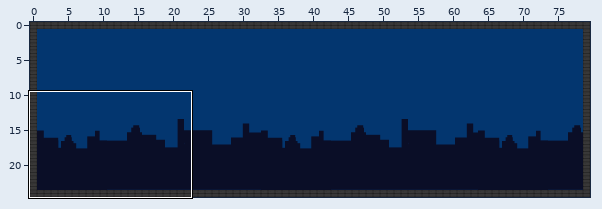
An edit to a level. Tiled map, src/assets/map.tmx. The picture above shows the old version from afar; the outline marks the close-up.
Close-up. First the earlier version:
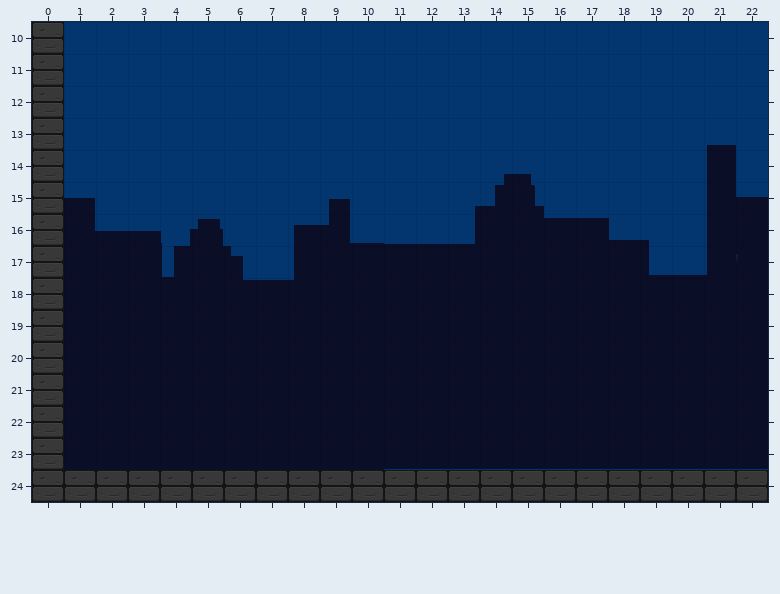
Cells are 32x32 px. Shown: x 0..22, y 10..24. The commit also changed other parts of the map, which this record leaves out. Tiles whose own drawing changed are shown in their newer look in all pictures.
New version:
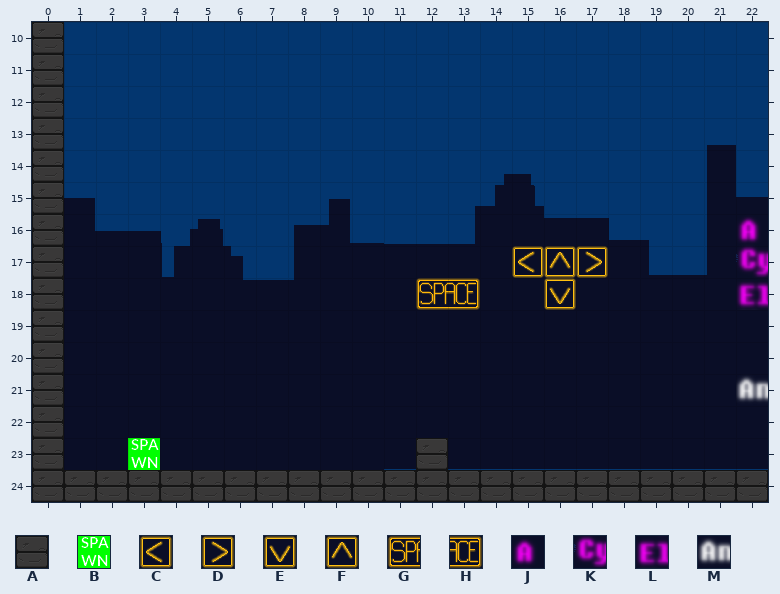
Key: from "tileset": A 9, B 15, C 45, D 48, E 50, F 52, G 53, H 54, J 452, K 463, L 474, M 496.
_ is an empty cell.
Tiles of an added or newly shown layer are drawn over the layers below it.
See-through tiles are keyed as they look on the map.
The edit:
Changed rows in their new state; . is an unchanged cell.
Layer "level1" (now shown):
first column x 3:
16 ...................J
17 ............CFD....K
18 .........GH..E.....L
21 ...................M
23 B........A..........
Where, in picture pixels (left, top, right, bottom), the same in both close-ups:
added: (736, 217, 768, 310)
added: (512, 246, 608, 310)
added: (416, 278, 480, 310)
added: (736, 376, 768, 402)
added: (128, 438, 160, 470)
added: (416, 438, 448, 470)
